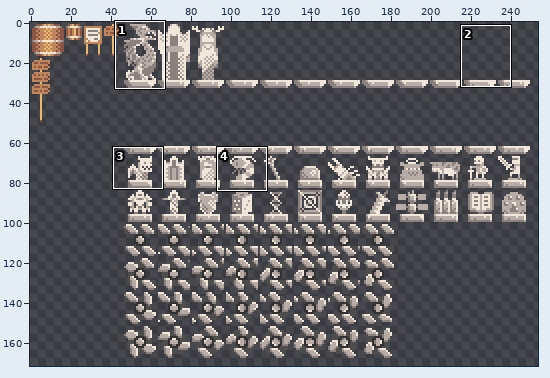
Edited in one commit: sprite sheet (Assets/Yaya/Artwork/Texture/Environment.png). The picture above shows the old version from afar; the outline marks the close-up.
Close-up. Before the edit:
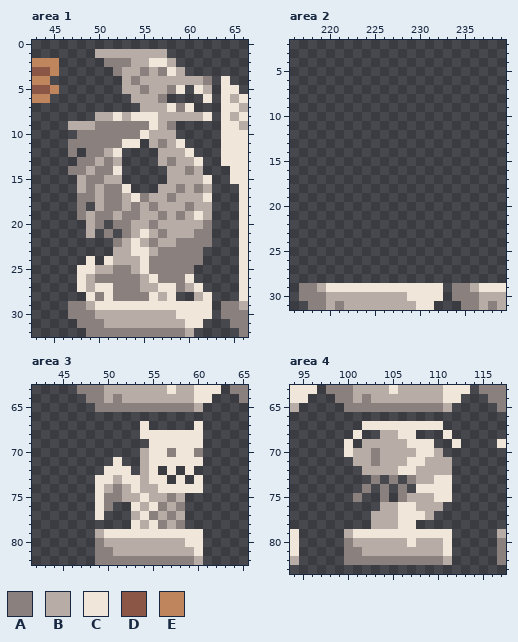
The file is 256x256 pixels. Shown: area 1: x 43..66, y 0..32; area 2: x 216..239, y 2..31; area 3: x 42..65, y 63..82; area 4: x 94..117, y 63..83. The wide view leaves out empty margins. The commit also changed other parts of the picture, which this record leaves out.
Palette (. is transparent): A #8a817f  B #b8aca7  C #f0e6da  D #8c5646  E #bf855c
Pixels before, area 1, first column x 43:
 1 .......BBBBBBBB.........
 2 EEE.....AAABBCCB........
 3 DDE......ABBABACB.......
 4 EE........BABBBBBBBA.C..
 5 DDE.......BBABBAC.CB.CC.
 6 EE.........BBBA....C.CBC
 7 ............BBBCAC...CCB
 8 .......BBCBCCCBBBBBC.CBC
 9 ....BBBAAAAAACBA.....CCB
10 .....AAAAAAACBBB.....CCC
11 ....AAAAAACC.BABC....CCC
12 ....A.AABC....BBBC...CCC
13 .....AABAB....BABBC..CCC
14 ....AABAAC.....BBAB...CC
15 .....BAABB.....BBBBC..CC
16 .....BABAAC...BBABAB...C
17 .....AABAABCABBABBBC...C
18 .....A.BAABABABBBABB...C
19 .....ABAABAABBABABCB...C
20 ......BA.AABBABBBBBA...C
21 ......B.A.ABCBABBBAA...C
22 .........ABCBABBAAAA...C
23 .........BBCCBAAAAA....C
24 ......C.CBBBCAAAAAA....C
25 .....CCBBAABCAAAAA.....C
26 .....CBAAAAABCAAAC.....C
27 .....CBCCAAABBCCABC....C
28 ......CACAAAACBC..BC...C
29 ....AABCCCCCCCCCCCCC.AAB
30 ....AAABBBBBBBBBCCCC.AAA
31 .....AAABBBBBBBBBCC...AA
32 ......AAAAAAAAAAAB.....A
Pixels before, area 2, first column x 217:
29 AABCCCCCCCCCCCCC.AABCCC
30 AAABBBBBBBBBCCCC.AAABBB
31 .AABABBBBBBBBCC...AABAB
Pixels before, area 3, first column x 47:
63 AAABBBBBBBCBBCCC.AA
64 .AABABBBBBBBBCC...A
65 ..AAAAAAAAAAAB.....
66 ...................
67 .......C.....C.....
68 .......CCCCCCC.....
69 ........CCCCCC.....
70 .......BCCACCA.....
71 ....C..BCCCCCC.....
72 ...CCC.BC.C.C......
73 ..CCBCCBCC.C.C.....
74 ..CBABCBBCCCCC.....
75 ..CAABBCBBAB.......
76 ..CA..CBCABA.......
77 ..C...BCABAB.......
78 ......CBCABA.......
79 ..BCCCCCCCCCCC.....
80 ..ABBBBBBBBBCC.....
81 ..AABBBBBBBBBC.....
82 ..AAAAAAAAAAAB.....
Pixels before, area 4, first column x 94:
63 CCC.AAABBBBCBBBBBCCC.AAA
64 CC...AABABBBBBBBBCC...AA
65 B.....AAAAAAAAAAAB.....A
66 ........................
67 ........CCCCCCCCC.......
68 .......C..BBCC...C......
69 ......C.BBBBBCCC..C....C
70 ......CBBABBBBCCB.......
71 .......BBABBBCCBBB......
72 ........BBBBCCBBBB......
73 .........A.A.ABBCC......
74 ........A.A.A.CCCC......
75 .......A..A.ABBBCC......
76 ..........BBCCBBB.......
77 .........BBBCCCB........
78 .........BBBCC..........
79 C.....BCCCCCCCCCCC.....B
80 C.....ABBBBBBCBBBC.....A
81 C.....AABBBBBBBBBC.....A
82 B.....AAAAAAAAAAAB.....A
Now the later version:
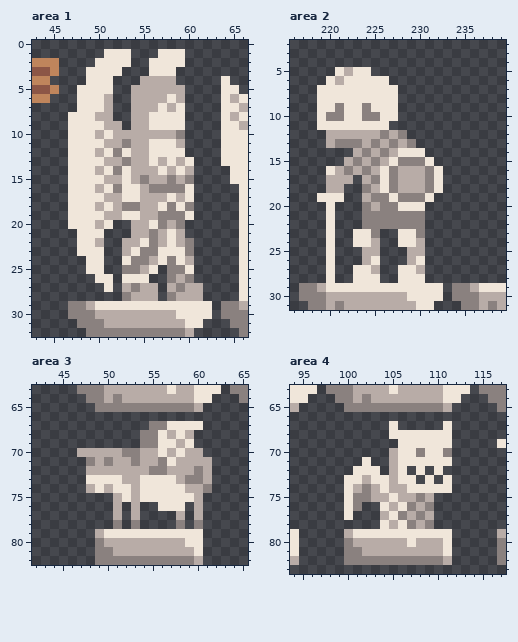
What changed:
Changed rows in their new state; - is an unchanged pixel.
Area 1:
first column x 47:
 1 ---.CCC...CCC---
 2 ---CCCC..--CC---
 3 --CCCC...CC-.---
 4 --CCC-..----....
 5 -CCCC-.-B--BB-..
 6 -CCCB-----BCB--.
 7 -CCCB--B--CBC.--
 8 CCC--..BB-CCC...
 9 CCCCBB.BB-CCC---
10 CCCBCBBBB---A---
11 CCCCBBABBCCCB---
12 CCCBCACBBCCCC.--
13 CCCCB-ABBC-C-C.-
14 CCCBCACBBBC-CB.-
15 CCCC--CBABBA-A..
16 CCC-C--CBAAA-C..
17 CCCCBBC-B--C-C..
18 CCC-CBA--BCAC-..
19 CCCCB-CC---A-C..
20 CCCBC..--CA-A...
21 -CCC.-.-BABC-...
22 -CCB-.-BC--CB-..
23 -CCC-.--AACCC-.-
24 ---C..CAABC-CB.-
25 -.-C..-ABC.--C--
26 -..CC.CCC..-BA--
27 -...-.B---.B--B-
28 --....-BBB.ABB-.
Area 2:
first column x 219:
 5 --CBCC--------
 6 -CBCCCCC------
 7 CCCCCCCCC-----
 8 CCCCCCCCC-----
 9 CCACCACCC-----
10 CAACCAACC-----
11 CCCCCCCC------
12 -BBBBBBABA----
13 -BAAABABABA---
14 ----BABABCCC--
15 ---BABABCAAAC-
16 -CBABABCABBBAC
17 -BBB-BACABBBAC
18 -BB--ABCABBBAC
19 CCC--BAACAAAC-
20 -C---ABAACCC--
21 -C---AAAAAAA--
22 -C---AAAAAAA--
23 -C--CCA--CCA--
24 -C--CCB--CCB--
25 -C---BB---BB--
26 -C---BC---BC--
27 -C--CCB--CCB--
28 -C--CCC--CCC--
Area 3:
first column x 47:
67 -------.AACCC--
68 -------AA-B-B.-
69 -------AA--B-.-
70 BBBBBAA-B-B-BB-
71 -ABABBA-BA-BBBB
72 -BBBBBB-AABBBAB
73 -C--CBBC--CBAAB
74 -B--CCBCC---BBA
75 --..BC--CCCCCB-
76 --..B-B..CCC-B-
77 --.-B--....--B-
78 ----A-A....--A-
Area 4:
first column x 100:
67 --...-.....C-
68 -.--.C--CCC--
69 .-....C---CC.
70 .....-CCA-CA-
71 -.C..-C--CCC-
72 -CCC.--.C.C.-
73 CCBCCBCC.C.--
74 CB-BCBBC-----
75 C-ABBCB-A-..-
76 CA--C--A-A.--
77 C--.-CABA----
78 ---.C--ABA---
Where, in picture pixels (left, top, right, bottom), the same in both close-ups:
changed: (68, 49, 212, 301)
added: (317, 67, 443, 283)
changed: (77, 421, 212, 529)
changed: (344, 421, 461, 529)
